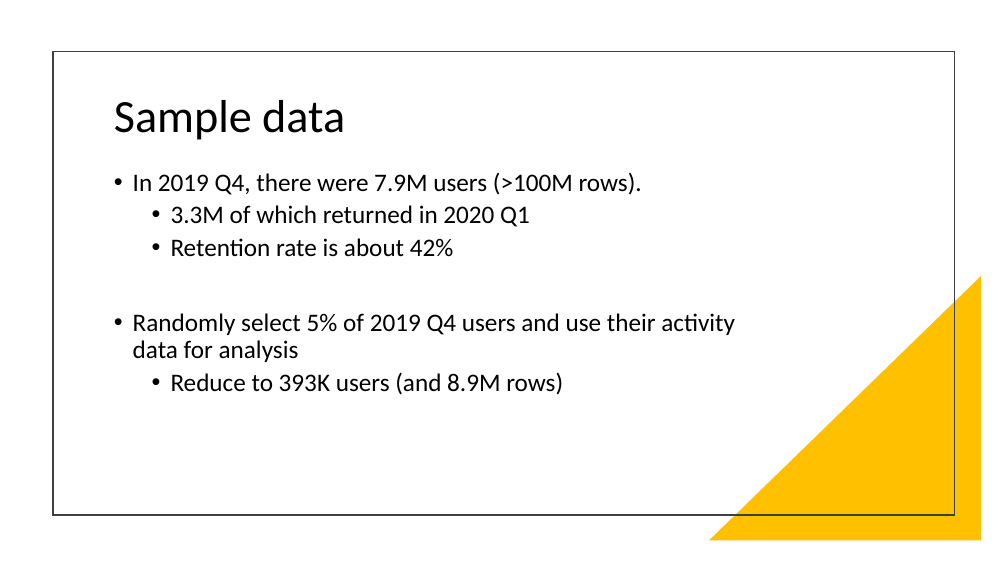
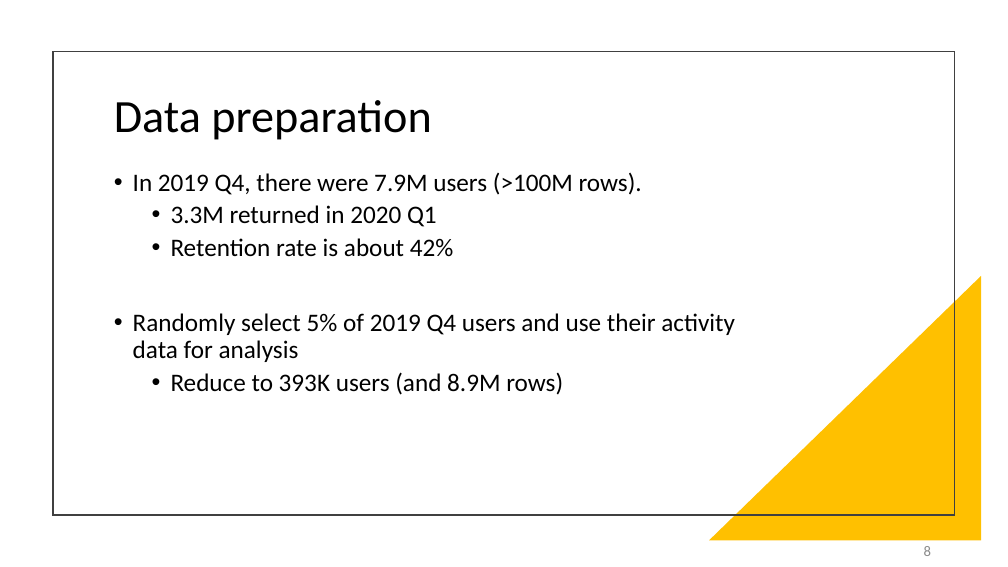
Before and after one commit to yz-joy/user-retention, a slide deck: slide 9 of CustomerRetentionPrediction.pptx (slide 6 before the commit). Drawn at 1008x567 pixels with LibreOffice and Linux fonts; fonts in the diff are those of the drawing. Boxes give left, top, right and bottom in pixels: in the first picture for what was removed or moved away, otherwise in the second. Text is boxed around its words. In the diff, an @@ line names an element or a change of style, - is before the commit and + after.

```diff
--- a/CustomerRetentionPrediction.pptx
+++ b/CustomerRetentionPrediction.pptx
@@ title at bbox=[114, 100, 431, 140]: text changed @@
-Sample data
+Data preparation
@@ text at bbox=[171, 205, 437, 227]: text changed @@
-  • 3.3M of which returned in 2020 Q1
+  • 3.3M returned in 2020 Q1
@@ page number added at bbox=[924, 546, 931, 556], 14 pt, text #8C8C8C @@
+8
```
Also in this commit, not shown: 29 other slides changed, 11 slides added, 1 slide removed, 11 other files.
